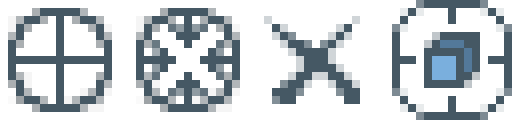
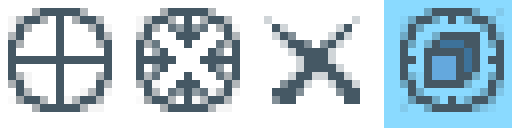
Before/after of a (512, 128) layered artwork. What changed in the layer stack:
painted on "Layer 0" over [400, 8, 504, 112]
removed layer "Layer 2" over [392, 0, 512, 120]
showed "Layer 1" over [384, 0, 512, 128]
